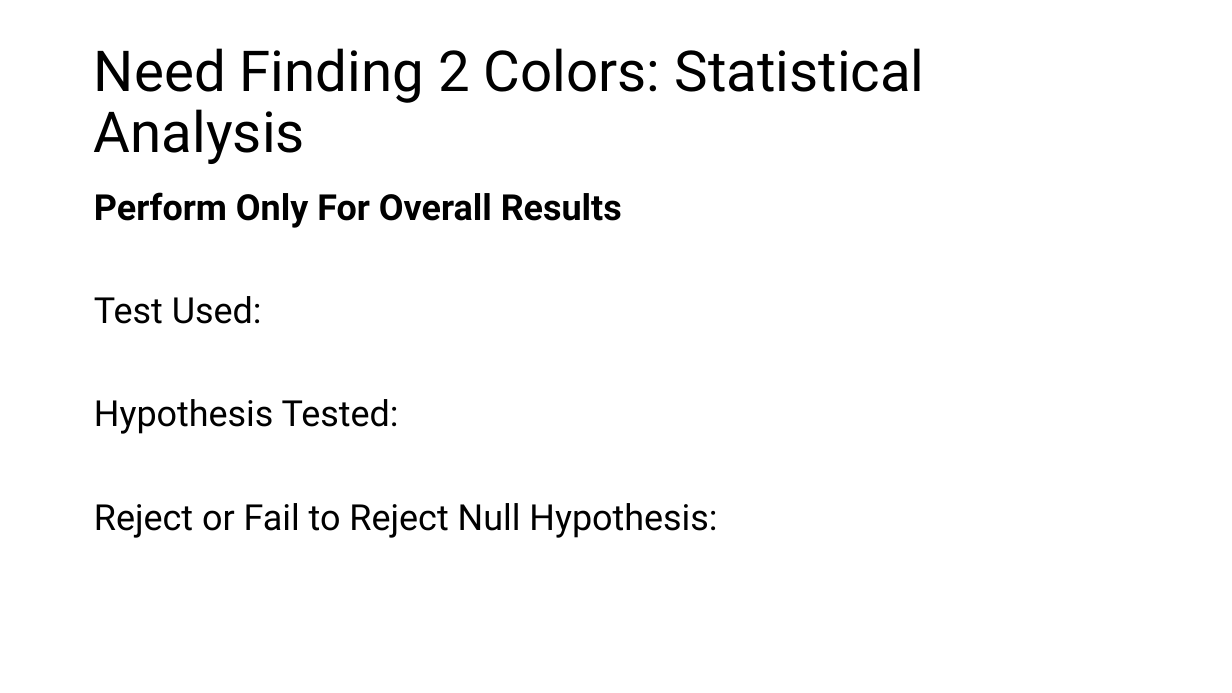
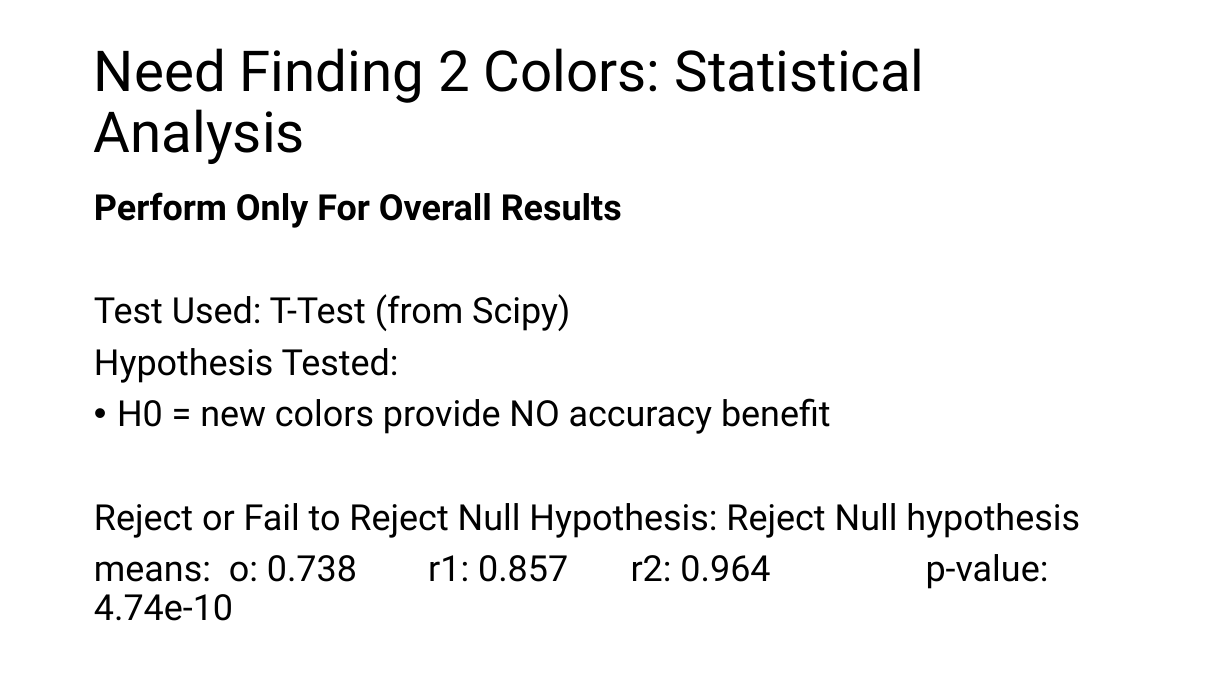
Before and after one commit to TonePoems/CS6900_Project_3, a slide deck: slide 11 of Project3_Presentation_Anthony_and_Melisha.pptx. Drawn at 1232x693 pixels with LibreOffice and Linux fonts; fonts in the diff are those of the drawing. Boxes give left, top, right and bottom in pixels: in the first picture for what was removed or moved away, otherwise in the second. Text is boxed around its words. In the diff, an @@ line names an element or a change of style, - is before the commit and + after.

Commit message:
final presentation

```diff
--- a/Project3_Presentation_Anthony_and_Melisha.pptx
+++ b/Project3_Presentation_Anthony_and_Melisha.pptx
@@ text at box(94, 294, 570, 331): text changed @@
-Test Used:
+Test Used: T-Test (from Scipy)
@@ text at box(94, 398, 1080, 621): text changed @@
-Reject or Fail to Reject Null Hypothesis:
+• H0 = new colors provide NO accuracy benefit
+Reject or Fail to Reject Null Hypothesis: Reject Null hypothesis
+means: o: 0.738 r1: 0.857 r2: 0.964 p-value: 4.74e-10
```
Also in this commit, not shown: 1 other slide changed.
